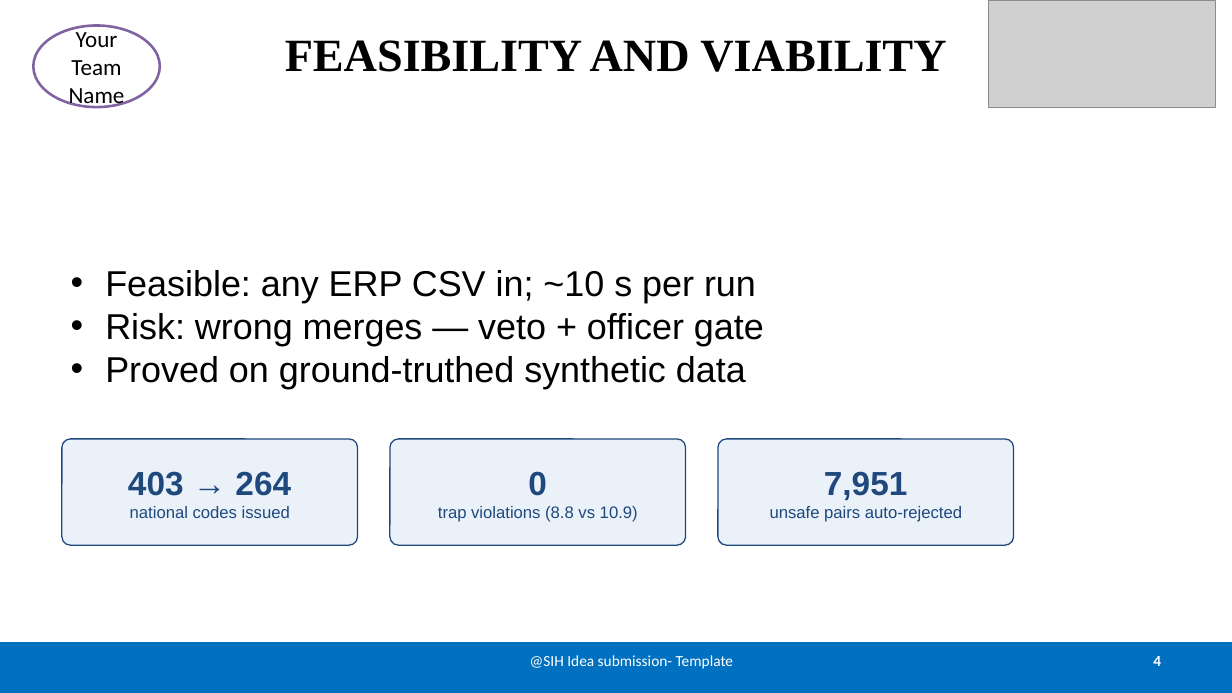
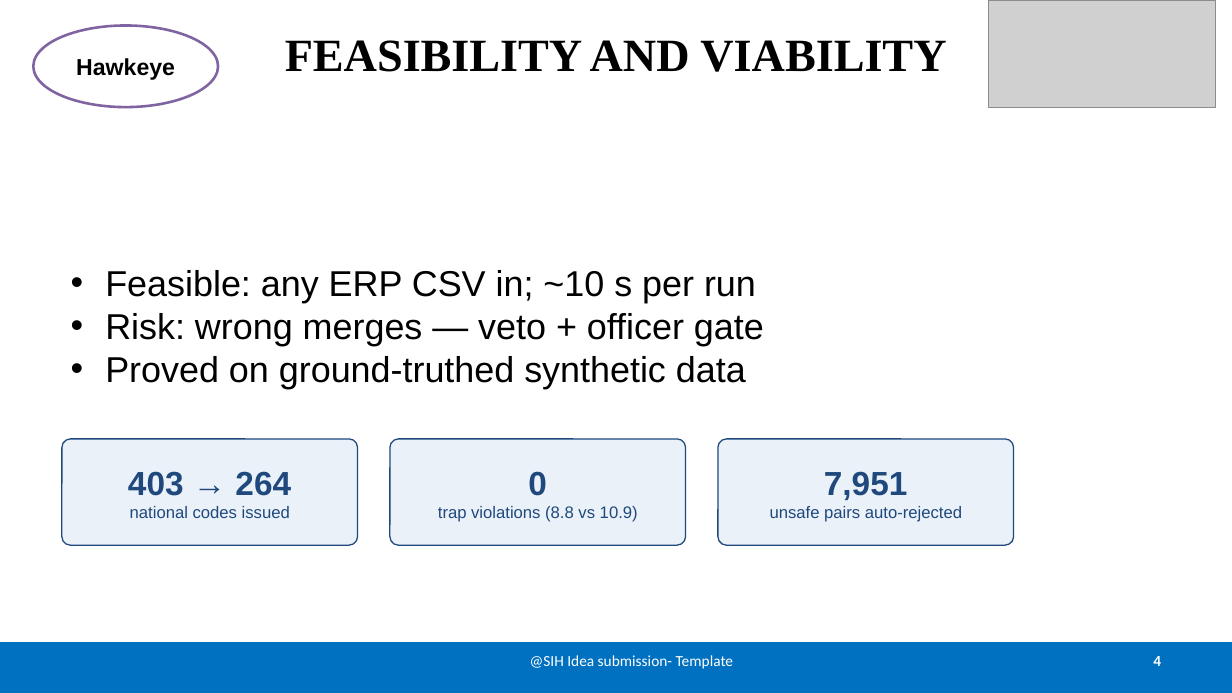
Before and after one commit to Varunsai1930/SIH, a slide deck: slide 4 of deck/UnifyMat-SIH2026-Idea.pptx. Drawn at 1232x693 pixels with LibreOffice and Linux fonts; fonts in the diff are those of the drawing; grey boxes stand for pictures. Boxes give left, top, right and bottom in pixels: in the first picture for what was removed or moved away, otherwise in the second. Text is boxed around its words. In the diff, an @@ line names an element or a change of style, - is before the commit and + after.

Commit message:
Fill team name Hawkeye into the SIH deck; fix S1 overflow + badge wrap
- Team Name (Registered on portal)- Hawkeye on slide 1; 'Hawkeye' badge
  on slides 2-6 (Team ID left blank until the portal assigns one)
- S1 details block: template used double line-spacing + justify — the
  filled block (PS title wraps to 3 lines) pushed the last two lines
  past the slide bottom; now 1.1 spacing, left-aligned, all lines visible
- Badge is an ellipse: PowerPoint lays text out in the inscribed rect
  (~w/√2), so 'Hawkeye' wrapped mid-word at any inherited size — widened
  the shape to 2.0in and set 18pt bold Arial explicitly

QA: PowerPoint re-export, all 6 slides judged pass.

```diff
--- a/deck/UnifyMat-SIH2026-Idea.pptx
+++ b/deck/UnifyMat-SIH2026-Idea.pptx
@@ ellipse "Hawkeye": place and size @@
-ellipse "Hawkeye" at [33, 26, 160, 107]
+ellipse "Hawkeye" at [33, 26, 218, 107]
@@ text in ellipse at [76, 58, 175, 80]: text changed; font Calibri to Arial; bold on @@
-Your Team Name
+Hawkeye
```
Also in this commit, not shown: 5 other slides changed, 8 other files.
